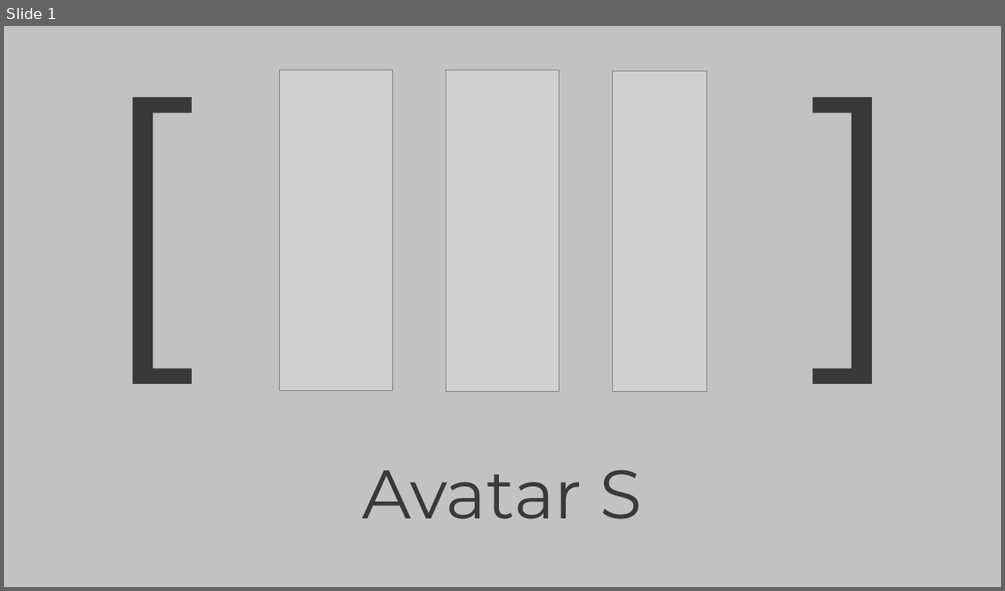
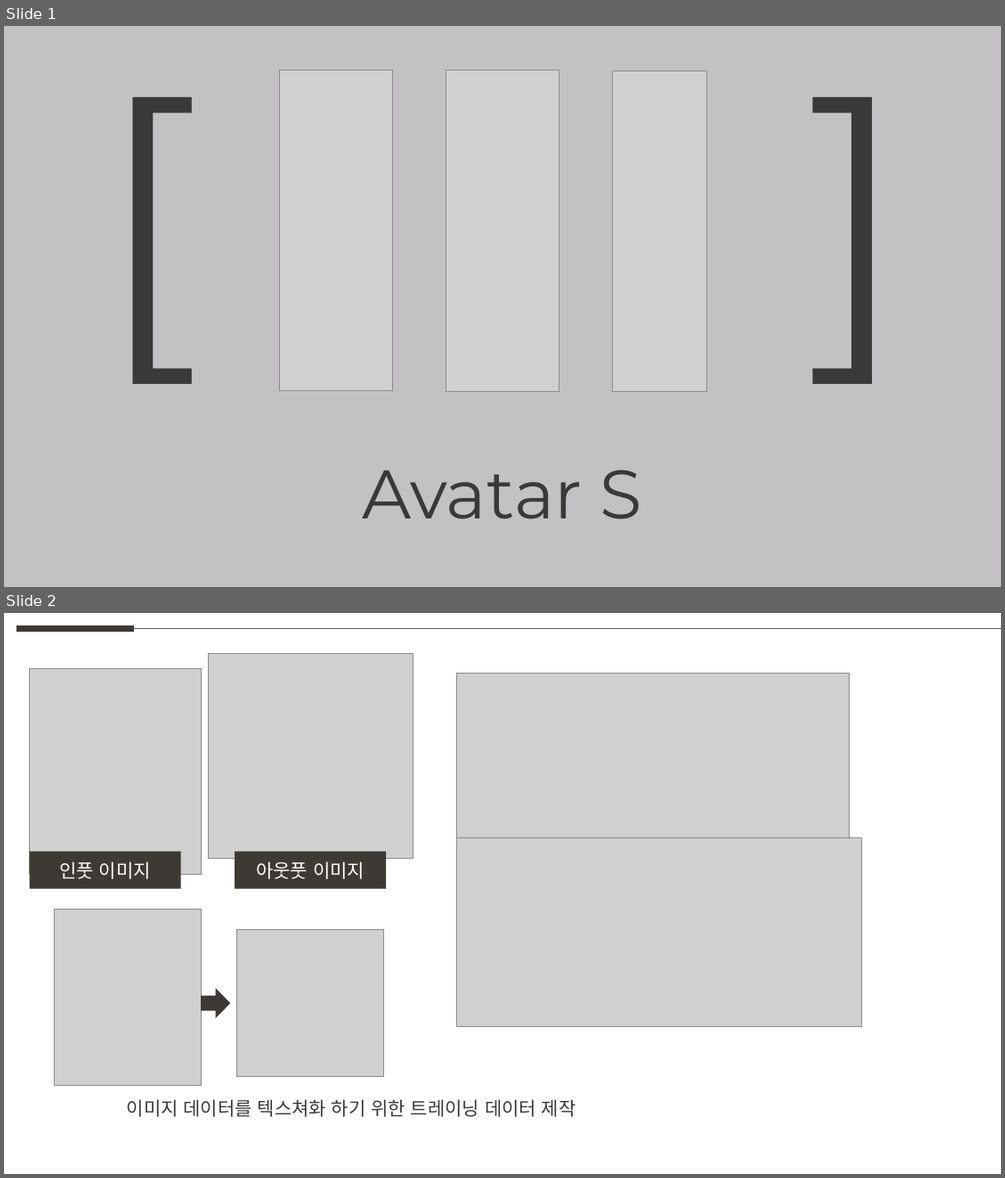
Before and after one commit to weaknessHero/Project_AvatarS, a slide deck: 발표자료/업데이트/LJHPPT.pptx. Shown one above the other, each under a label of ours: slide 1 before the commit, slides 1 and 2 after it. The pictures are 1005x591 and 1005x1178 pixels, drawn with LibreOffice and Linux fonts; fonts in the diff are those of the drawing; grey boxes stand for pictures. Boxes give left, top, right and bottom in pixels: in the first picture for what was removed or moved away, otherwise in the second. Text is boxed around its words. In the diff, an @@ line names an element or a change of style, - is before the commit and + after.

```diff
--- a/발표자료/업데이트/LJHPPT.pptx
+++ b/발표자료/업데이트/LJHPPT.pptx
@@ slide 2 added at (4, 613, 1001, 1174), background #FFFFFF @@
@@ line added from (16, 629) to (134, 629), #3D3A35 6 pt @@
@@ line added from (134, 629) to (1001, 629), #5F5F5D 0.5 pt @@
@@ picture added at (208, 653, 413, 859) @@
@@ picture added at (30, 669, 201, 875) @@
@@ picture added at (457, 674, 850, 838) @@
@@ rectangle added at (30, 852, 180, 889), fill #3D3A35, 18 pt, text #FFFFFF @@
+인풋 이미지
@@ rectangle added at (235, 852, 386, 889), fill #3D3A35, 18 pt, text #FFFFFF @@
+아웃풋 이미지
@@ picture added at (457, 838, 863, 1027) @@
@@ picture added at (54, 909, 201, 1086) @@
@@ picture added at (236, 929, 383, 1076) @@
@@ right arrow added at (201, 989, 231, 1018), fill #3D3A35 @@
@@ text added at (127, 1099, 576, 1117), 18 pt, text #3A3838 @@
+이미지 데이터를 텍스쳐화 하기 위한 트레이닝 데이터 제작
```
Also in this commit, not shown: 1 slide removed, 1 other file.
